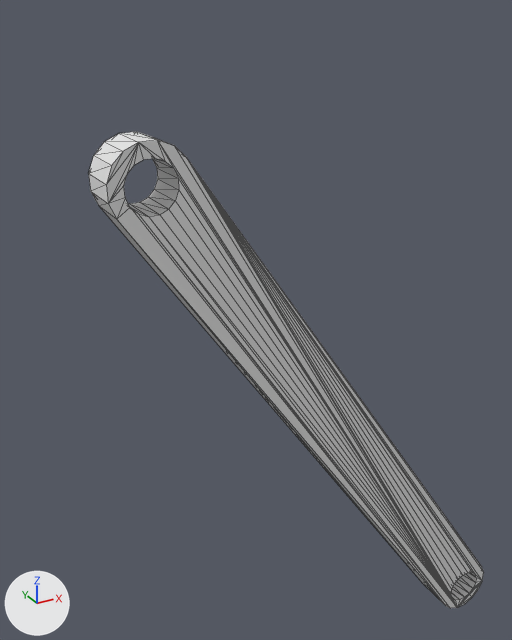
One commit to the OBJ model downloads/webots_files/fourbar_slvs/split_parts/link3.obj: the scene before it, then after it.
Both versions are drawn from a 50 mm camera at (0.332, -0.717, 0.796) aimed at (0.697, -0.052, 0.463). The lights are fixed; the arrows at lower left show +X, +Y and +Z. Mesh edges are drawn as thin lines. Where no turn or scale is listed for an object, it has been applied to the vertices.

Names of what the first picture shows: 'link3'.
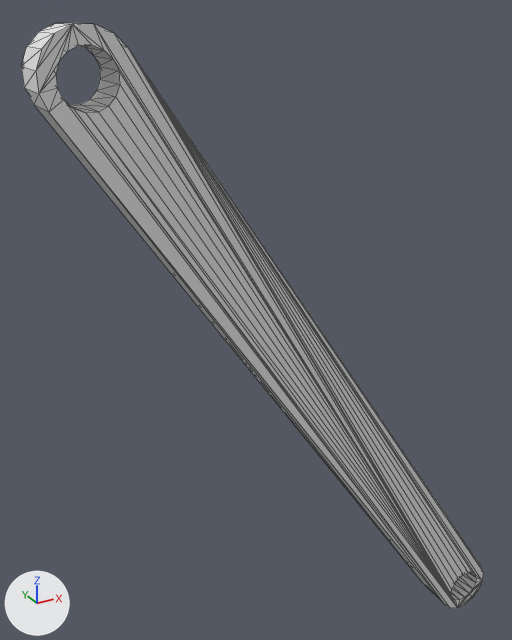
Where the change shows, as pixel boxes (x1, y1, x2, y2) in the pictures (512 x 640 px; the box of a moved part takes in the faces that stretch with it):
'link3', reshaped (17% wider, 23% taller)
    before: (88, 132, 484, 608)
    after: (21, 23, 484, 608)
part 1 of me_link3, moved or reshaped
    before: (130, 197, 454, 603)
    after: (70, 100, 453, 602)
part 2 of me_link3, moved or reshaped
    before: (91, 192, 457, 608)
    after: (25, 88, 457, 608)
part 3 of me_link3, moved or reshaped
    before: (119, 132, 475, 607)
    after: (58, 23, 475, 606)
part 4 of me_link3, moved or reshaped
    before: (88, 134, 450, 608)
    after: (21, 23, 449, 607)

What the commit changed:
me_link3 has 103 vertices, 210 faces and spans x 0.503..1.039, y -0.15..-0.1, z -0.039..0.696.
me_link3 is used by ob_link3; location (0.0, 0.0, 0.0).
me_link3 part 1: all 2 vertices in x 0.548, y -0.15..-0.1, z 0.632 are moved by (-0.047, 0.0, 0.089).
me_link3 part 2: all 4 vertices in x 0.51..0.538, y -0.15..-0.1, z 0.632..0.633 are moved by (-0.047, 0.0, 0.09).
me_link3 part 3: all 20 vertices in x 0.547..0.575, y -0.15..-0.1, z 0.636..0.696 are moved by (-0.046, 0.0, 0.089).
me_link3 part 4: all 25 vertices in x 0.503..0.537, y -0.15..-0.1, z 0.635..0.695 are moved by (-0.046, 0.0, 0.09).
